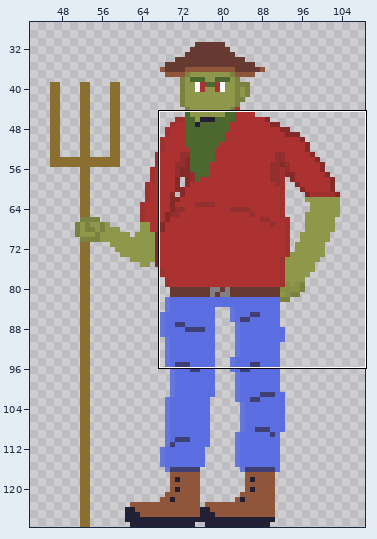
Two states of a pixel-art file, Zombie/Assets/Textures/Sprites/Boss 2.aseprite. Above: a wide view before the commit, with the close-up outlined.
Close-up. Before the edit:
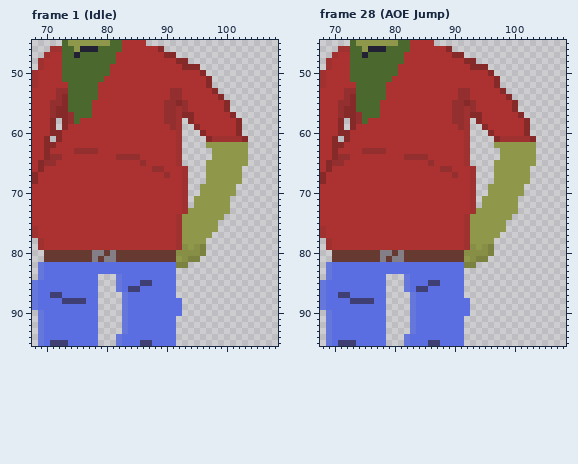
128x128 pixels, 30 frames. Colours within 5 levels of each other are drawn and written as one. Shown: frame 1 (Idle): x 68..108, y 45..95; frame 28 (AOE Jump): x 68..108, y 45..95. The wide view leaves out empty margins. The commit also changed other frames or places, which this record leaves out.
After:
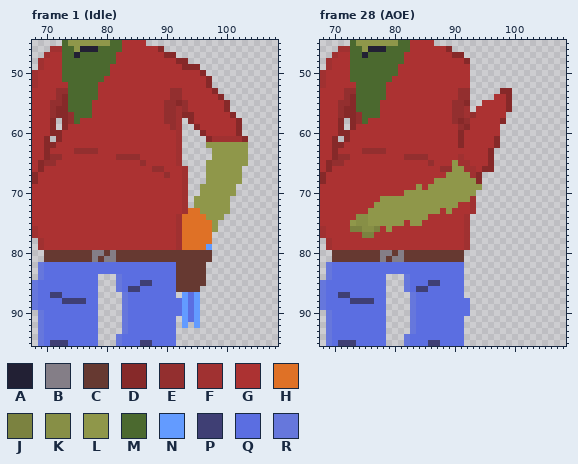
Palette (. is transparent): A #222034  B #847e87  C #663931  D #862929  E #932f2f  F #a03131  G #ac3232  H #df7126  J #7b8240  K #878f46  L #8f974a  M #4b692f  N #639bff  P #3f3f74  Q #5b6ee1  R #6677dc
From old to new:
Changed rows in their new state; - is an unchanged pixel.
Frame 1 (Idle), layer "Layer 1":
first column x 92:
73 --HH--
74 -HHHH-
75 -HHHHH
76 -HHHHH
77 -HHHHH
78 -HHHHH
79 -HHHHN
80 CCCCCC
81 CCCCCC
82 CCCCC-
83 CCCCC-
84 CCCCC-
85 CCCCC-
86 CCCC--
87 -NQN--
88 -NQN--
89 -NQN--
90 -NQN--
91 -NQN--
92 -N-N--
Frame 28 (AOE), layer "Layer 1":
first column x 73:
48 --------------------.----------
49 --------------------...--------
50 --------------------....-------
51 --------------------.....------
52 --------------------.....------
53 --------------------.....-D----
54 --------------------....-------
55 --------------------..----D.---
56 --------------------.-----D.---
57 --------------------EG----...--
58 ------------------DEGG---D....-
59 -------------------DGGG--.....-
60 ------------------DGGGGG-.....-
61 ------------------DGGGGG-......
62 ------------------DGGGGGD......
63 -------------------GGGGD-......
64 ------------------FGGGGD-......
65 -----------------LF-GGGD.......
66 -----------------LLF-GDD......-
67 ----------------LLLL-D--......-
68 --------------LLLLLLLD--......-
69 -----------L-LLLLLLLLL-......--
70 ---------LLLLLLLLLLLL--......--
71 -----LLLLLLLLLLLLLLL--......---
72 ----LLLLLLLLLLLLLL----......---
73 ---LLLLLLLLLLLL-L----.......---
74 -KKLLLLLLLLLL-------.......----
75 LKKLLLLLL-LL--------......-----
76 JJKKJ-L-------------......-----
77 --JJ----------------.....------
78 --------------------....-------
79 --------------------....-------
80 -------------------.....-------
81 -------------------....--------
82 -------------------..----------
